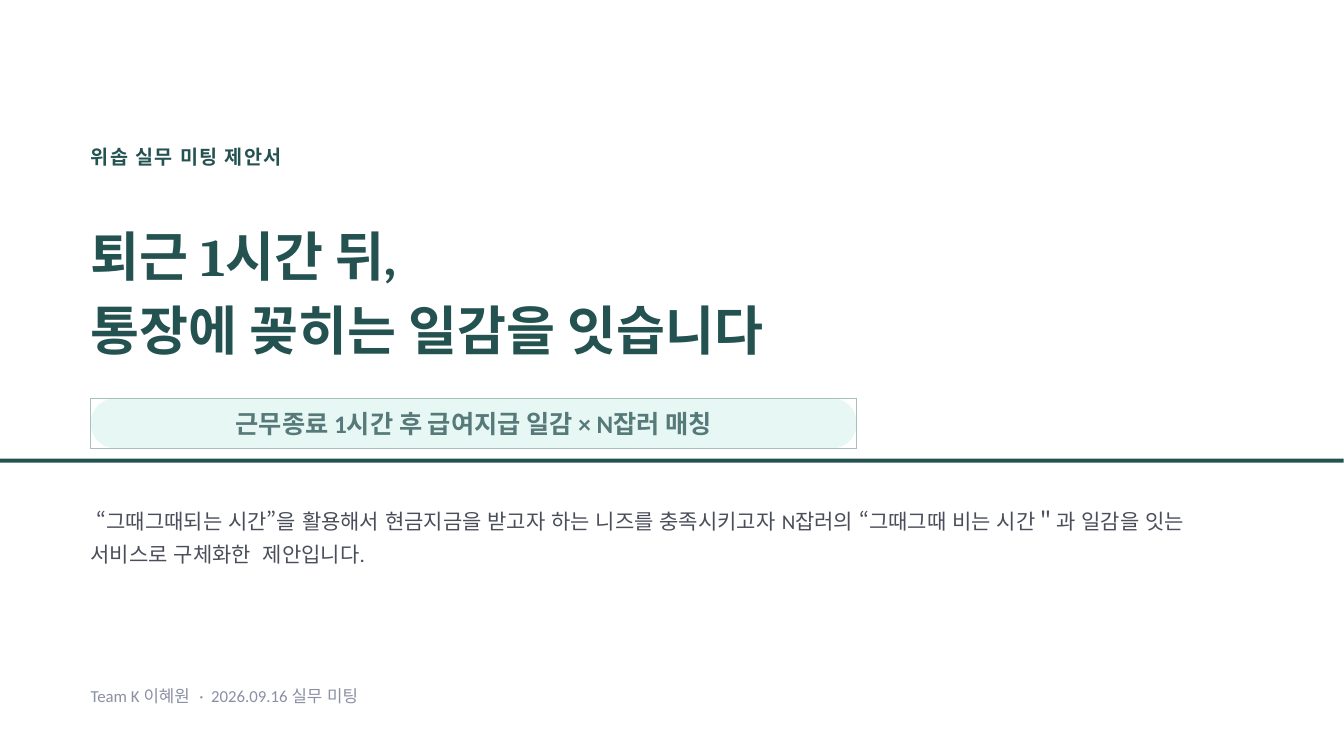
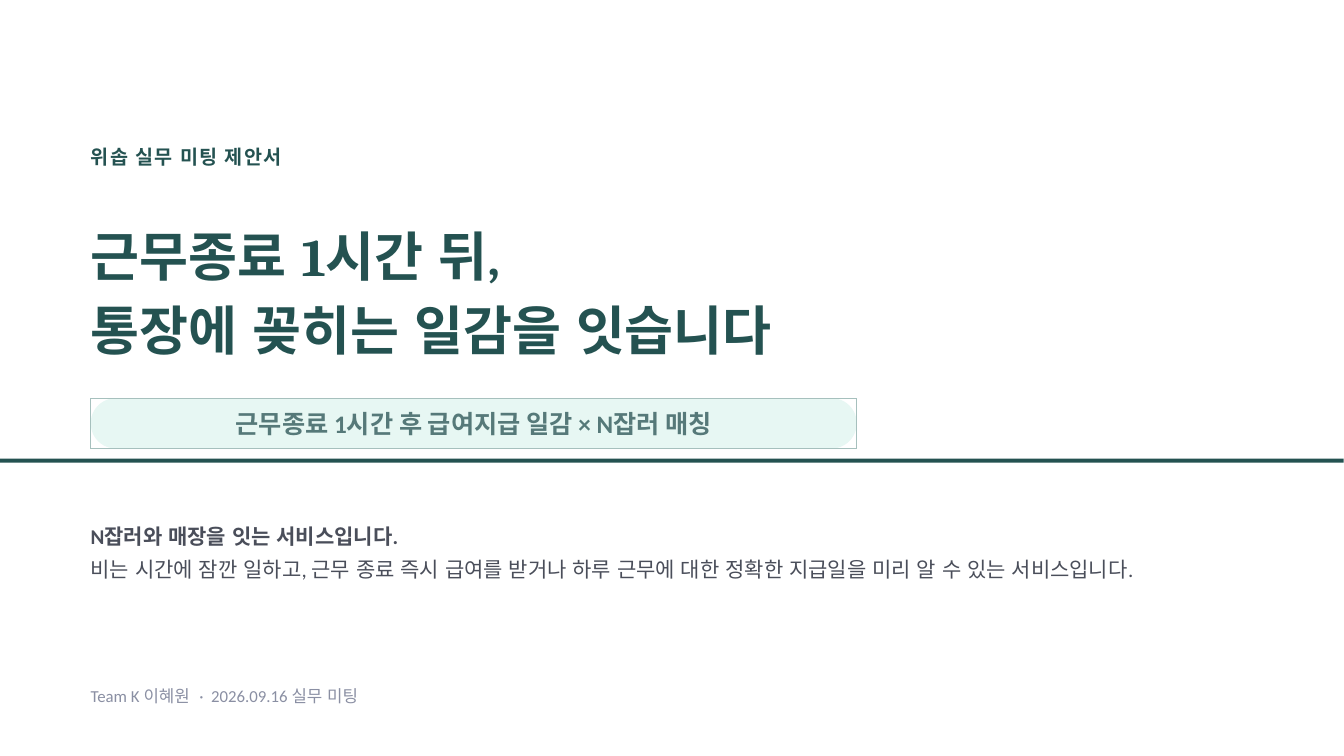
Before and after one commit to amynashiblossom/blog-new, a slide deck: slide 1 of content/01_Projects/파이널프로젝트/위솝실무미팅_제안서_20260915_이혜원.pptx. Drawn at 1344x756 pixels with LibreOffice and Linux fonts; fonts in the diff are those of the drawing. Boxes give left, top, right and bottom in pixels: in the first picture for what was removed or moved away, otherwise in the second. Text is boxed around its words. In the diff, an @@ line names an element or a change of style, - is before the commit and + after.

```diff
--- a/content/01_Projects/파이널프로젝트/위솝실무미팅_제안서_20260915_이혜원.pptx
+++ b/content/01_Projects/파이널프로젝트/위솝실무미팅_제안서_20260915_이혜원.pptx
@@ text at (91,231,500,283): text changed @@
-퇴근 1시간 뒤,
+근무종료 1시간 뒤,
@@ text at (91,526,1134,580): text changed @@
-“그때그때되는 시간”을 활용해서 현금지금을 받고자 하는 니즈를 충족시키고자 N잡러의 “그때그때 비는 시간＂과 일감을 잇는 서비스로 구체화한 제안입니다.
+N잡러와 매장을 잇는 서비스입니다.
+비는 시간에 잠깐 일하고, 근무 종료 즉시 급여를 받거나 하루 근무에 대한 정확한 지급일을 미리 알 수 있는 서비스입니다.
```
Also in this commit, not shown: 3 other slides changed, 36 other files.
